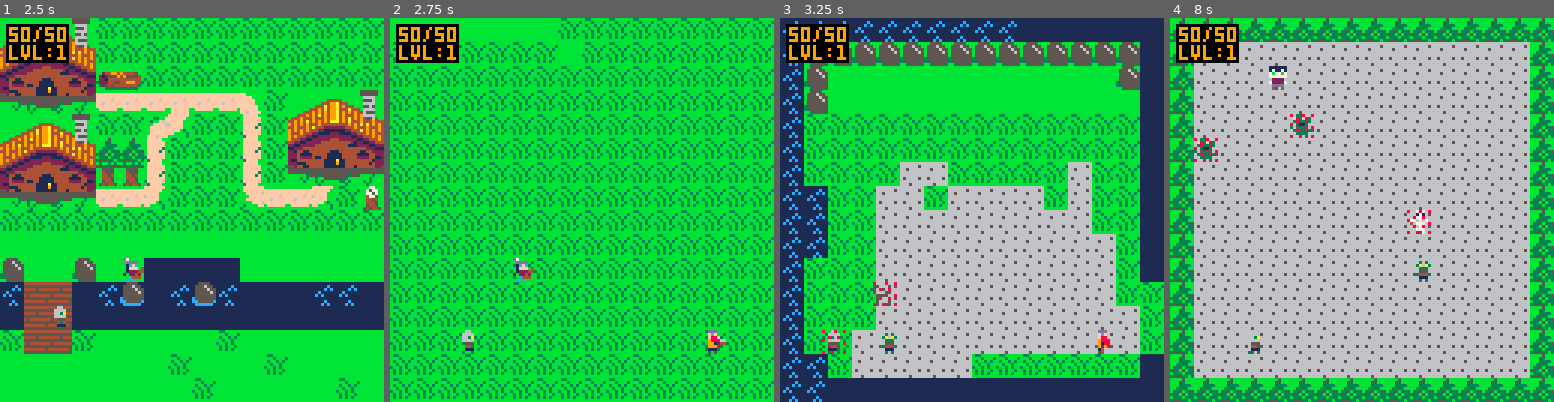
Above: before the commit, frames 1-4 (left to right).
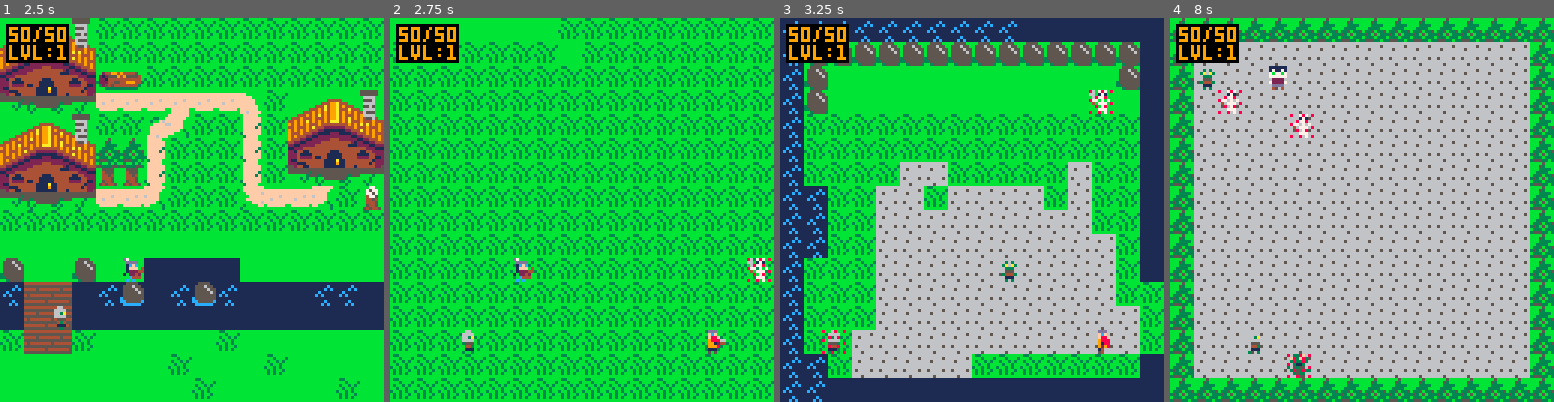
Above: after the commit, the same moments.

Repository: shaneknows/adv-game
Game: PICO-8 cartridge gettothepoint.p8
The game is run twice, just before and just after one commit, with the same random seed, the same clock (stepped at 60 frames per second) and the same inputs.
Inputs:
- Up to frame 1 (2.5 s): tap X (X key) at 0.33, 1.07, 1.85 s; tap O (Z key) at 0.7, 1.7, 2.1 s; hold Right 1.6-2.1 s; hold Up 2.15-2.42 s; hold Right from 2.47 s (still down)
- Up to frame 2 (2.75 s): keep holding Right; tap O (Z key) at 2.5 s
- Up to frame 3 (3.25 s): tap O (Z key) at 2.9 s; tap X (X key) at 2.97 s; release Right at 3.03 s; hold Left from 3.08 s (still down)
- Up to frame 4 (8 s): tap O (Z key) every 0.4 s from 3.3 to 7.7 s; release Left at 3.58 s; hold Down 3.63-3.97 s; hold Right 4.02-4.68 s; tap X (X key) every 1.12 s from 4.08 to 7.43 s; hold Up 4.73-5.03 s; hold Left 5.08-5.68 s; hold Down 5.73-6.03 s; hold Right 6.08-6.58 s; hold Right 6.63-7.13 s; hold Up 7.18-7.45 s; hold Right from 7.5 s (still down)

Frame 1 is identical in both runs. In frame 2, 0.2% of the frame differs, in the area x 92-100%, y 62-69%; in frame 3, 0.7%; in frame 4, 1.4%, in the area x 6-68%, y 13-94%.

Commit message:
enemy spawn fix

Diff:
--- a/gettothepoint.p8
+++ b/gettothepoint.p8
@@ -390,7 +390,7 @@
 		add(npcs,lin)
 		add(npcs,npc1)
 		enemy_max=8
-		e_fqcy=2
+		e_fqcy=10
 		add(e_types,"skltn")
 	elseif(lvl==4) then
 		make_player()
@@ -568,7 +568,7 @@
 		for x=0,15 do
 			for y=0,15 do
 				--flag 1=solid ground
-				if (fget(mget(x,y),1))then
+				if (fget(mget(x+((lvl-1)*16),y),1))then
 					add(emp_spc,{x=x*8,y=y*8})
 				end
 			end
Not shown, changed: game.js
